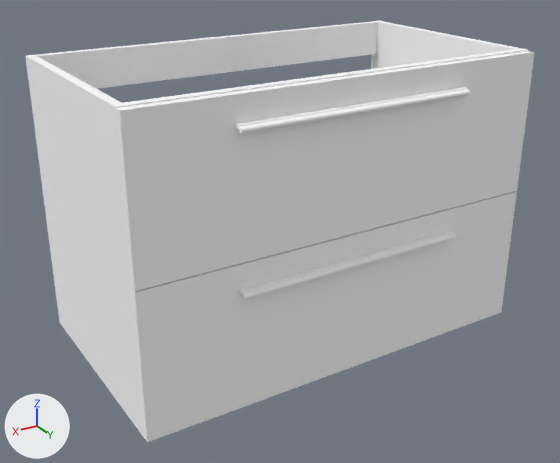
Two versions of the glTF model demo/src/catalog/items/Fussion_Chrome_800_2_cajones/Fussion_Chrome_800_2_cajones.glb, one commit apart.
Both versions are drawn from a 50 mm lens placed at (3.26, 14.42, 7.96), pointed at (-3.8, 2.64, 2.07). Lighting does not change. The marker at lower left points along +X, +Y and +Z. Where no turn or scale is listed for an object, it has been applied to the vertices. Vertices at the same position are counted once.

The first picture shows 'Mueble FUSSION CHROME 800 2 cajones'.
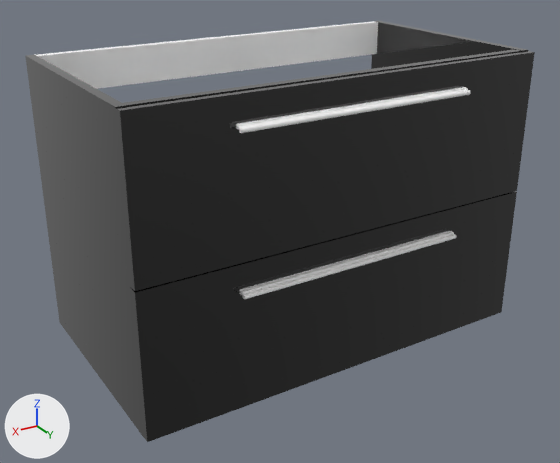
Where the change shows, as pixel boxes (x1, y1, x2, y2) in the pictures (560 x 463 px):
part 1 of me_mueble_fussion_chrome_800_2_cajones, recoloured (grey to black): (25, 21, 535, 442) in both

The change, as a diff of the scene's bpy script:
```diff
--- a/demo/src/catalog/items/Fussion_Chrome_800_2_cajones/Fussion_Chrome_800_2_cajones.glb.py
+++ b/demo/src/catalog/items/Fussion_Chrome_800_2_cajones/Fussion_Chrome_800_2_cajones.glb.py
@@ mat_material_0 @@
+mat_material_0 = principled_material('Material_0')
+mat_material_0.base_color = (0.0, 0.0, 0.0)  # black #000000
+mat_material_0.roughness = 0.0
+mat_material_0.transmission_weight = 0.5
+mat_material_0.coat_weight = 1.0
+mat_material_0.sheen_weight = 1.0
+mat_material_0.sheen_roughness = 0.0
+mat_material_0.sheen_tint = (0.5, 0.5, 0.5)  # grey #bcbcbc
@@ me_mueble_fussion_chrome_800_2_cajones @@
 me_mueble_fussion_chrome_800_2_cajones.from_pydata(...)  # 336 vertices, 608 faces; spans x -4.06..3.98, y -0.17..4.63, z 0.0..5.4
 # used by ob_mueble_fussion_chrome_800_2_cajones; location = (-3.99, 0.24, 0.0)
+# me_mueble_fussion_chrome_800_2_cajones part 1: all 60 faces that had it switch from mat_dyn_armazoncliente_uvmapped (white #ffffff) to mat_material_0 (black #000000)
 me_mueble_fussion_chrome_800_2_cajones.materials.append(mat_carbontx)
 me_mueble_fussion_chrome_800_2_cajones.materials.append(mat_grisgu)
-me_mueble_fussion_chrome_800_2_cajones.materials.append(mat_aluminium)  # white #ffffff
```
